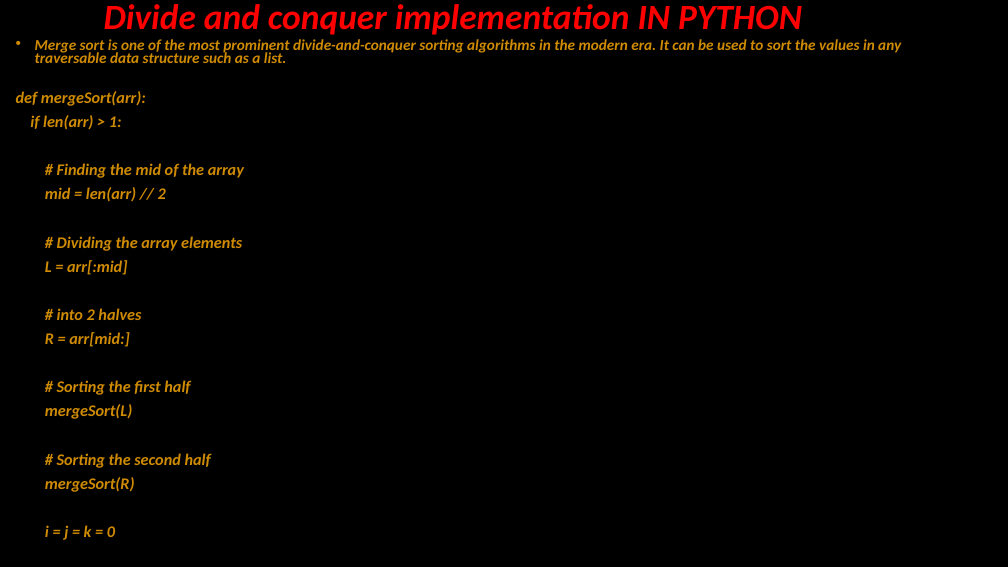
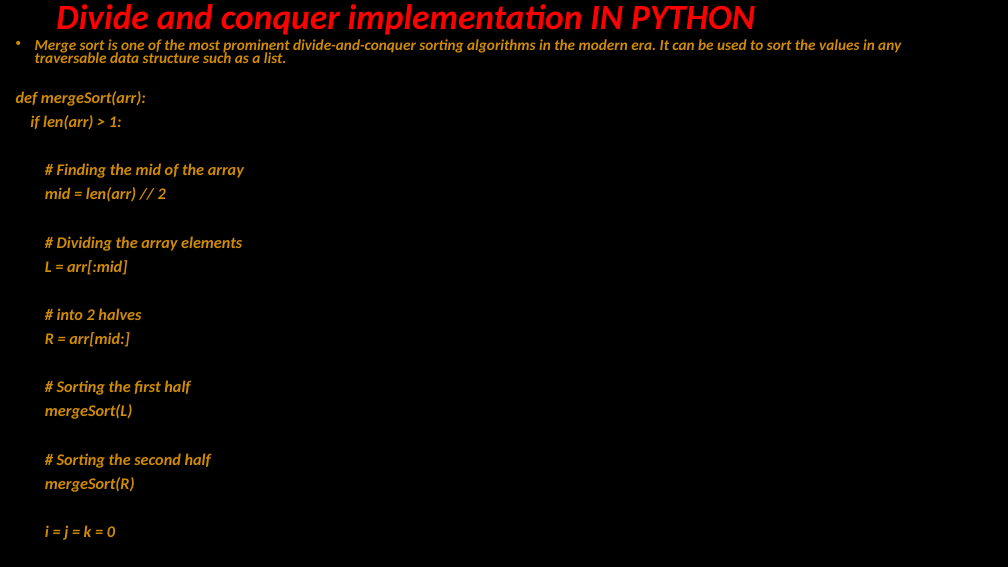
Before and after one commit to basit376/Analysis-Of-Algorthem-Assigment, a slide deck: slide 5 of ALI ABDUL BASIT.pptx. Drawn at 1008x567 pixels with LibreOffice and Linux fonts; fonts in the diff are those of the drawing; background and template pictures are left out. Boxes give left, top, right and bottom in pixels: in the first picture for what was removed or moved away, otherwise in the second. Text is boxed around its words. In the diff, an @@ line names an element or a change of style, - is before the commit and + after.

```diff
--- a/ALI ABDUL BASIT.pptx
+++ b/ALI ABDUL BASIT.pptx
@@ title "Divide and conquer implementation IN ...": place and size @@
-title "Divide and conquer implementation IN ..." at bbox=[104, 4, 802, 35]
+title "Divide and conquer implementation IN ..." at bbox=[56, 4, 755, 35]
```
Also in this commit, not shown: 4 slides added, 2 other files.
